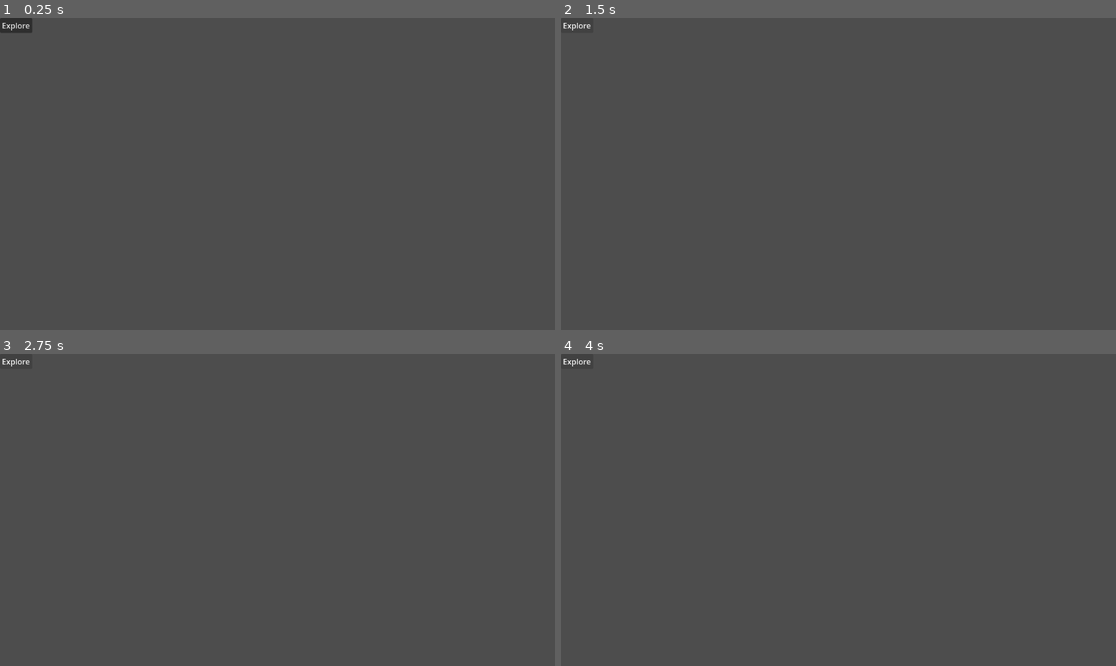
Above: before the commit, frames 1-4 (two rows, left to right).
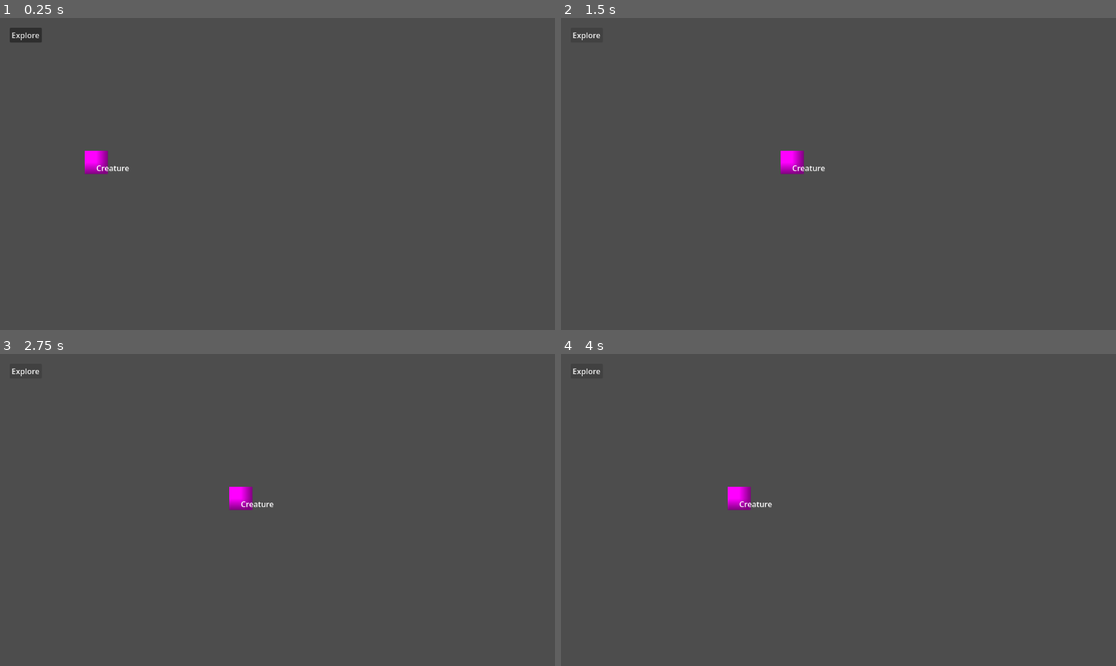
Above: after the commit, the same moments.

Repository: Radhika-15-Agarwal/CreatureGame
Game: Godot game, scene res://scenes/main.tscn
Same seed, same stepped clock (60 frames per second), same inputs: the game is played once before the commit and once after it.
Inputs:
- Up to frame 1 (0.25 s): no input
- Up to frame 2 (1.5 s): click "Explore" at 0.5 s; click "Explore" at 1.25 s
- Up to frame 3 (2.75 s): click "Explore" at 2 s
- Up to frame 4 (4 s): tap Enter at 2.75 s; tap Space at 3.5 s

The runs differ from the first frame. In frame 1, 0.7% of the frame differs, in the area x 0-24%, y 0-51%; in frame 2, 0.4%; in frame 3, 0.4%; in frame 4, 0.4%.

Commit message:
Add creature expedition movement

Diff:
--- a/scenes/main.tscn
+++ b/scenes/main.tscn
@@ -9,16 +9,25 @@
 script = ExtResource("1_0wfyh")
 
 [node name="Creature" type="CharacterBody2D" parent="." unique_id=134566905]
+position = Vector2(200, 300)
 script = ExtResource("1_o5qli")
 
 [node name="Sprite2D" type="Sprite2D" parent="Creature" unique_id=1062767993]
+scale = Vector2(48, 48)
 texture = SubResource("PlaceholderTexture2D_7dm0k")
+
+[node name="Label" type="Label" parent="Creature" unique_id=2103811530]
+offset_right = 40.0
+offset_bottom = 23.0
+text = "Creature"
 
 [node name="CanvasLayer" type="CanvasLayer" parent="." unique_id=954910228]
 
 [node name="ExploreButton" type="Button" parent="CanvasLayer" unique_id=621618044]
-offset_right = 8.0
-offset_bottom = 8.0
+offset_left = 20.0
+offset_top = 20.0
+offset_right = 87.0
+offset_bottom = 51.0
 text = "Explore"
 
 [connection signal="pressed" from="CanvasLayer/ExploreButton" to="." method="_on_explore_button_pressed"]
--- a/scripts/creature.gd
+++ b/scripts/creature.gd
@@ -4,6 +4,8 @@
 var level := 1
 
 var exploring := false
+
+var home_position : Vector2
 
 func gain_xp(amount):
 	xp += amount
@@ -22,10 +24,23 @@
 
 	print("Creature left to explore")
 
+	var tween = create_tween()
+	tween.tween_property(self, "position", position + Vector2(300, 0), 1.0)
+
+	await tween.finished
+
 	await get_tree().create_timer(2.0).timeout
+
+	var return_tween = create_tween()
+	return_tween.tween_property(self, "position", home_position, 1.0)
+
+	await return_tween.finished
 
 	gain_xp(5)
 
 	exploring = false
 
 	print("Creature returned")
+
+func _ready():
+	home_position = position
